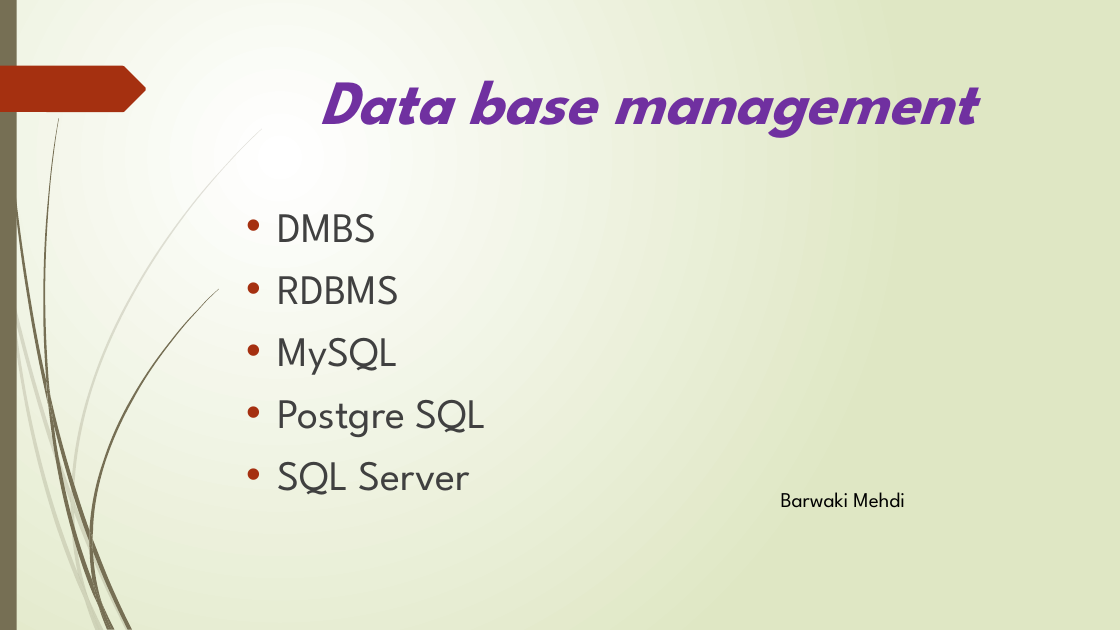
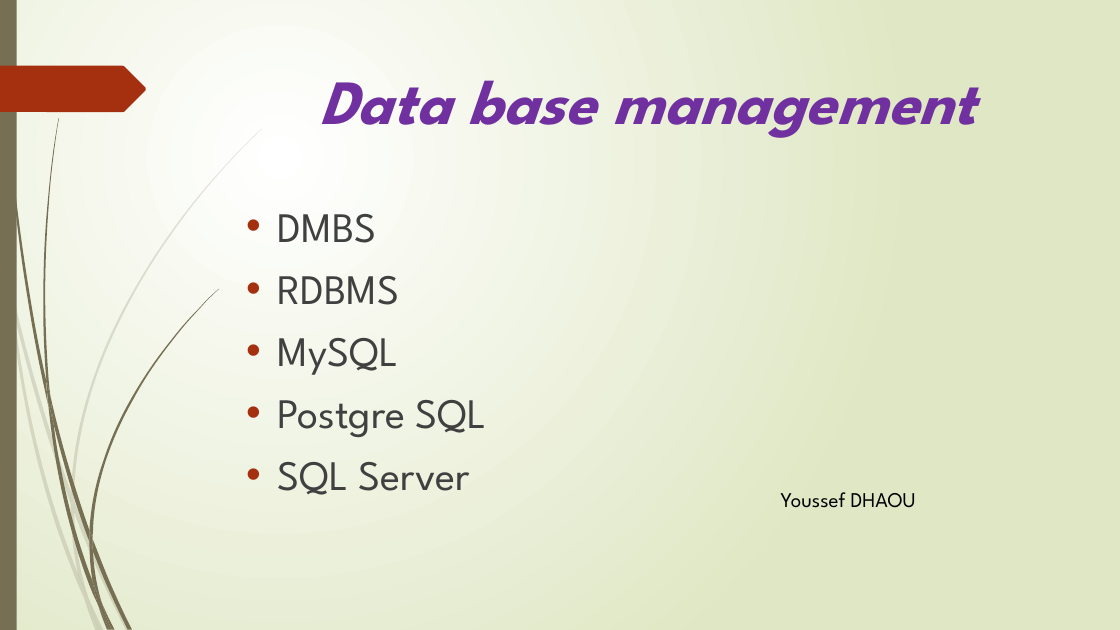
Before and after one commit to Youssef-Dhaou/db_checkpoint, a slide deck: slide 1 of db_Checkpoint.pptx. Drawn at 1120x630 pixels with LibreOffice and Linux fonts; fonts in the diff are those of the drawing. Boxes give left, top, right and bottom in pixels: in the first picture for what was removed or moved away, otherwise in the second. Text is boxed around its words. In the diff, an @@ line names an element or a change of style, - is before the commit and + after.

Commit message:
firstDatabase

```diff
--- a/db_Checkpoint.pptx
+++ b/db_Checkpoint.pptx
@@ text at [781, 492, 916, 508]: text changed @@
-Barwaki Mehdi
+Youssef DHAOU
```
